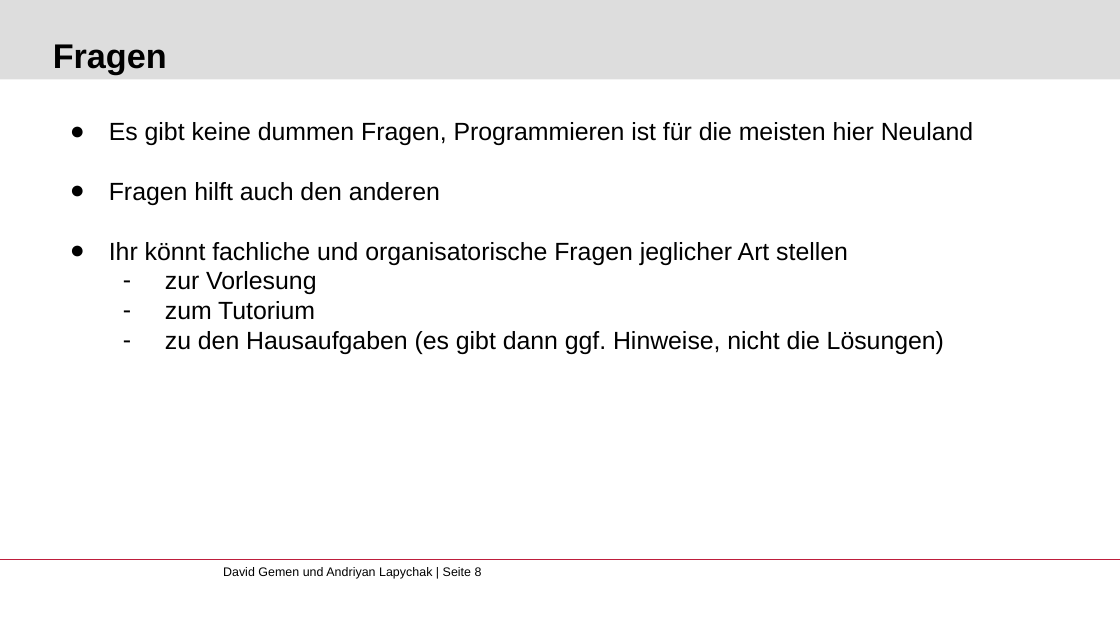
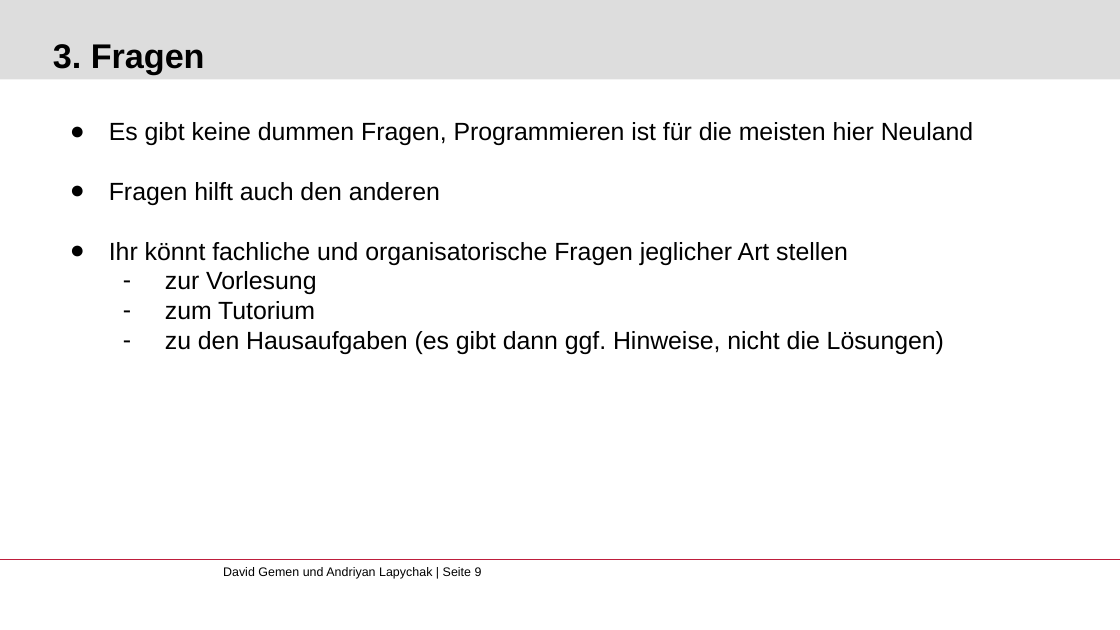
Before and after one commit to gemdav/Programmieren-1-Tutorium, a slide deck: slide 9 of slides/01_installation_introduction.pptx (slide 8 before the commit). Drawn at 1120x630 pixels with LibreOffice and Linux fonts; fonts in the diff are those of the drawing; background and template pictures are left out. Boxes give left, top, right and bottom in pixels: in the first picture for what was removed or moved away, otherwise in the second. Text is boxed around its words. In the diff, an @@ line names an element or a change of style, - is before the commit and + after.

```diff
--- a/slides/01_installation_introduction.pptx
+++ b/slides/01_installation_introduction.pptx
@@ title at bbox=[53, 44, 205, 74]: text changed @@
-Fragen
+3. Fragen
@@ text at bbox=[223, 567, 482, 579]: text changed @@
-David Gemen und Andriyan Lapychak | Seite 8
+David Gemen und Andriyan Lapychak | Seite 9
```
Also in this commit, not shown: 7 other slides changed, 1 slide added, 24 other files.
